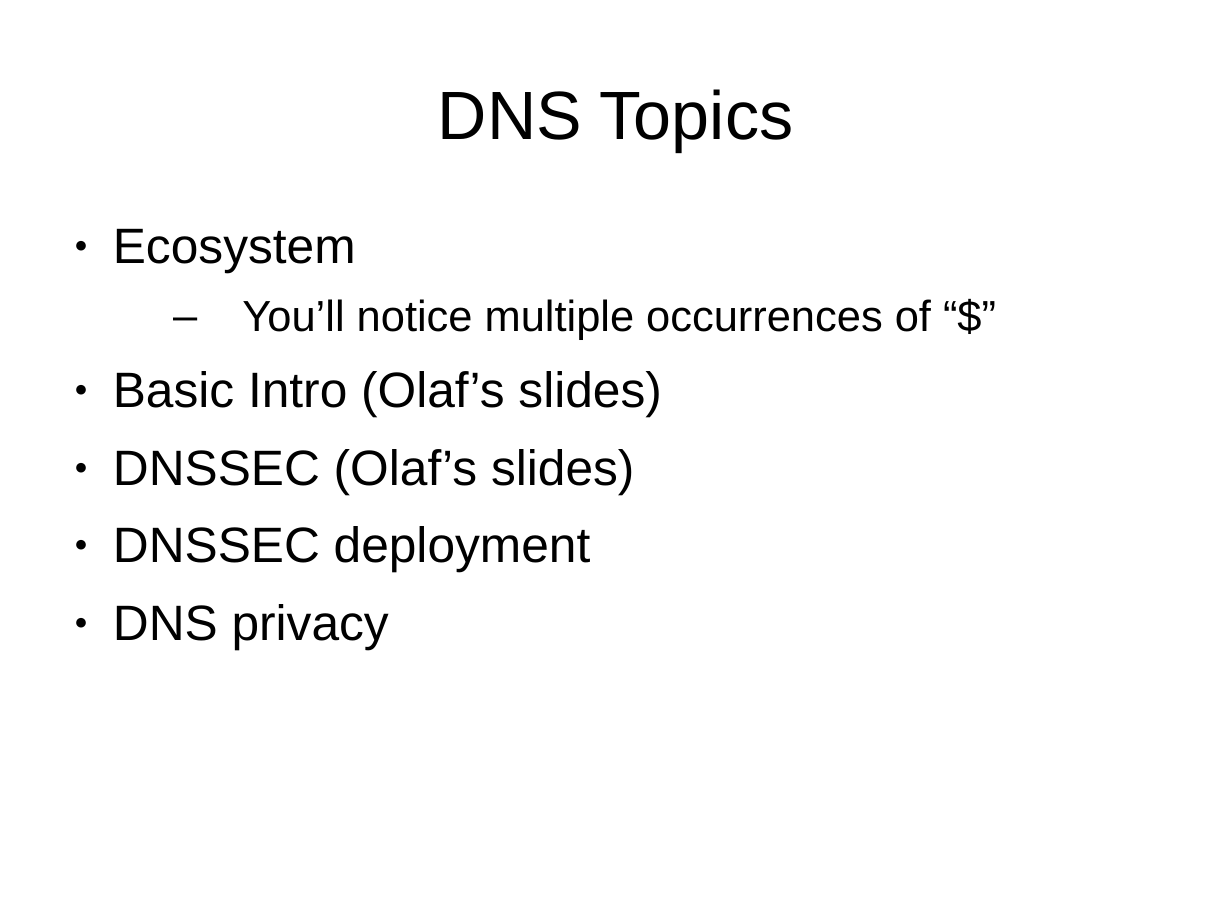
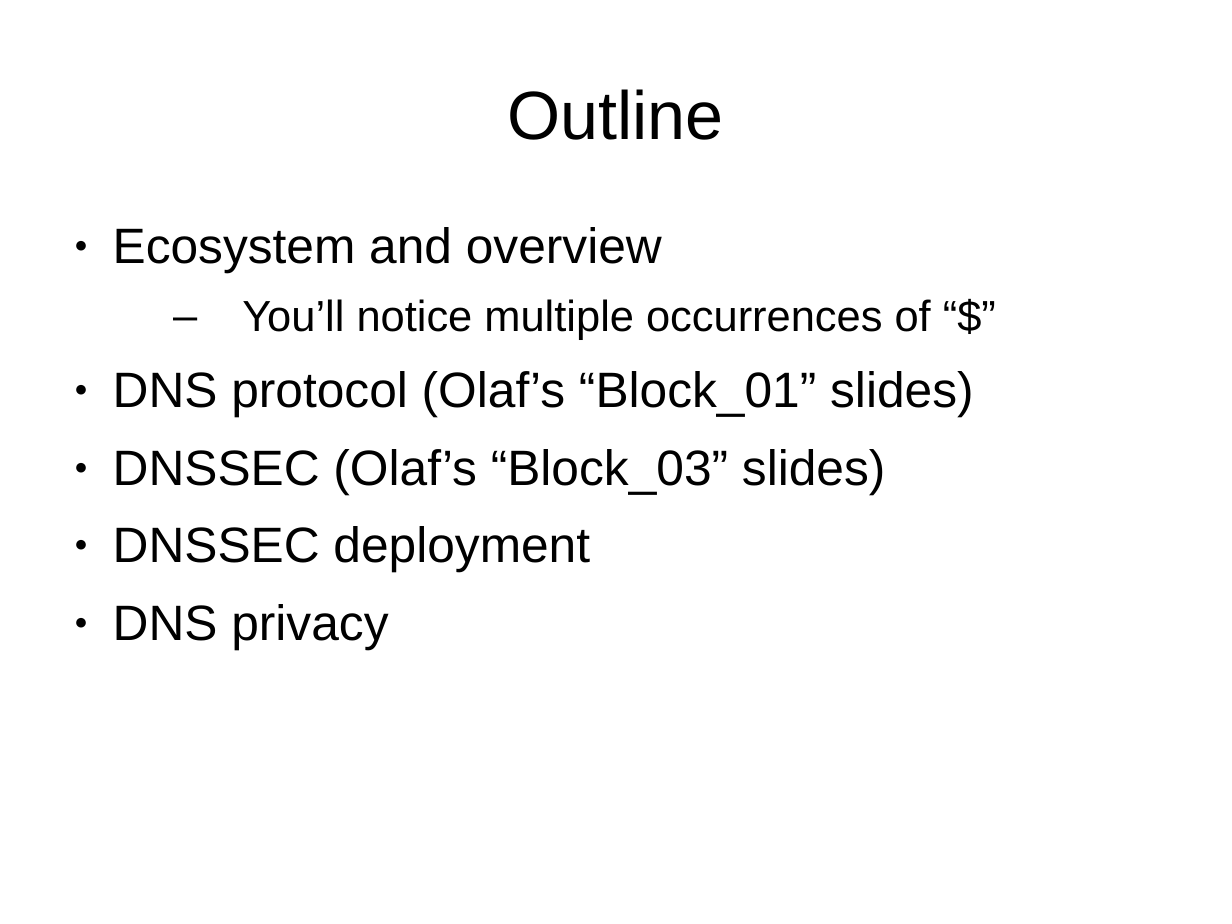
Before and after one commit to sftcd/cs7053, a slide deck: slide 2 of 2016lectures/10-dns.ppt. Drawn at 1232x924 pixels with LibreOffice and Linux fonts; fonts in the diff are those of the drawing. Boxes give left, top, right and bottom in pixels: in the first picture for what was removed or moved away, otherwise in the second. Text is boxed around its words. In the diff, an @@ line names an element or a change of style, - is before the commit and + after.

```diff
--- a/2016lectures/10-dns.ppt
+++ b/2016lectures/10-dns.ppt
@@ title at [507,89,723,140]: text changed @@
-DNS Topics
+Outline
@@ text at [113,227,662,273]: text changed @@
-● Ecosystem
+● Ecosystem and overview
@@ text at [113,299,931,649]: indent changed @@
@@ text at [113,371,974,494]: text changed @@
-● Basic Intro (Olaf’s slides)
-● DNSSEC (Olaf’s slides)
+● DNS protocol (Olaf’s “Block_01” slides)
+● DNSSEC (Olaf’s “Block_03” slides)
```
Also in this commit, not shown: 14 other slides changed, 4 slides added, 2 other files.
